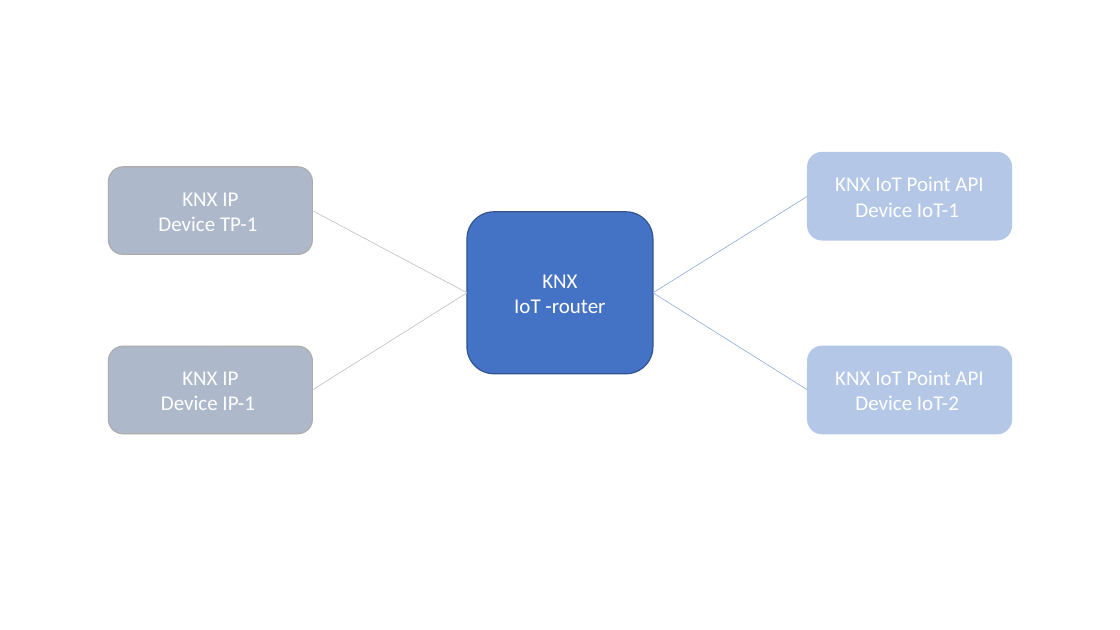
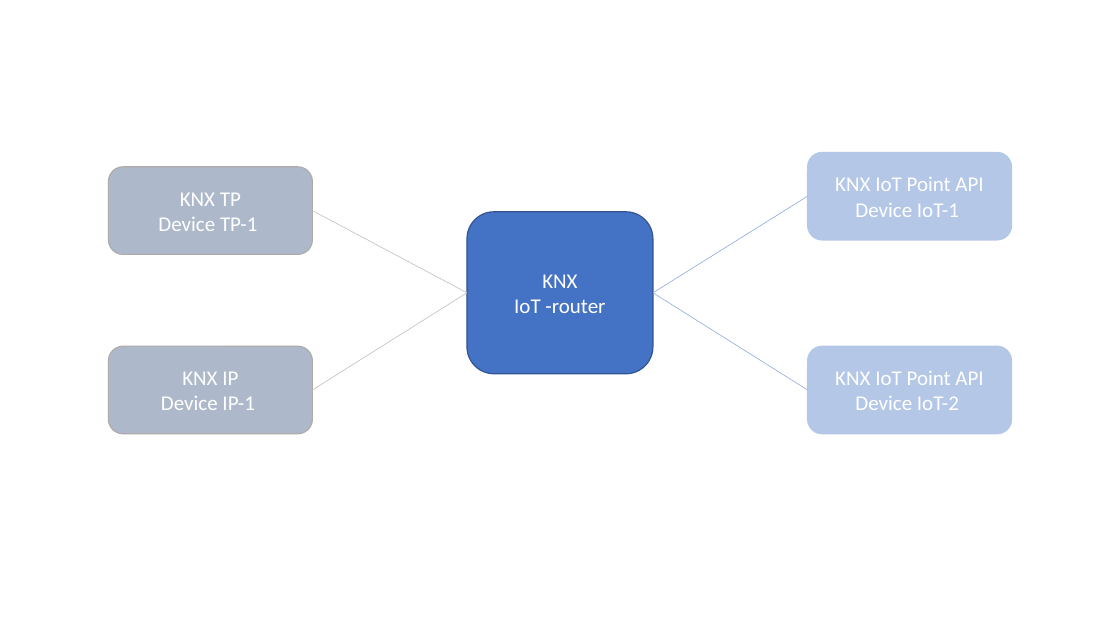
Before and after one commit to KNX-IOT/knx-iot.github.io, a slide deck: slide 1 of assets/images/iot-router.pptx. Drawn at 1120x630 pixels with LibreOffice and Linux fonts; fonts in the diff are those of the drawing. Boxes give left, top, right and bottom in pixels: in the first picture for what was removed or moved away, otherwise in the second. Text is boxed around its words. In the diff, an @@ line names an element or a change of style, - is before the commit and + after.

```diff
--- a/assets/images/iot-router.pptx
+++ b/assets/images/iot-router.pptx
@@ text in rounded rectangle at [180,193,241,206]: text changed @@
-KNX IP
+KNX TP
```
Also in this commit, not shown: 1 other file.
